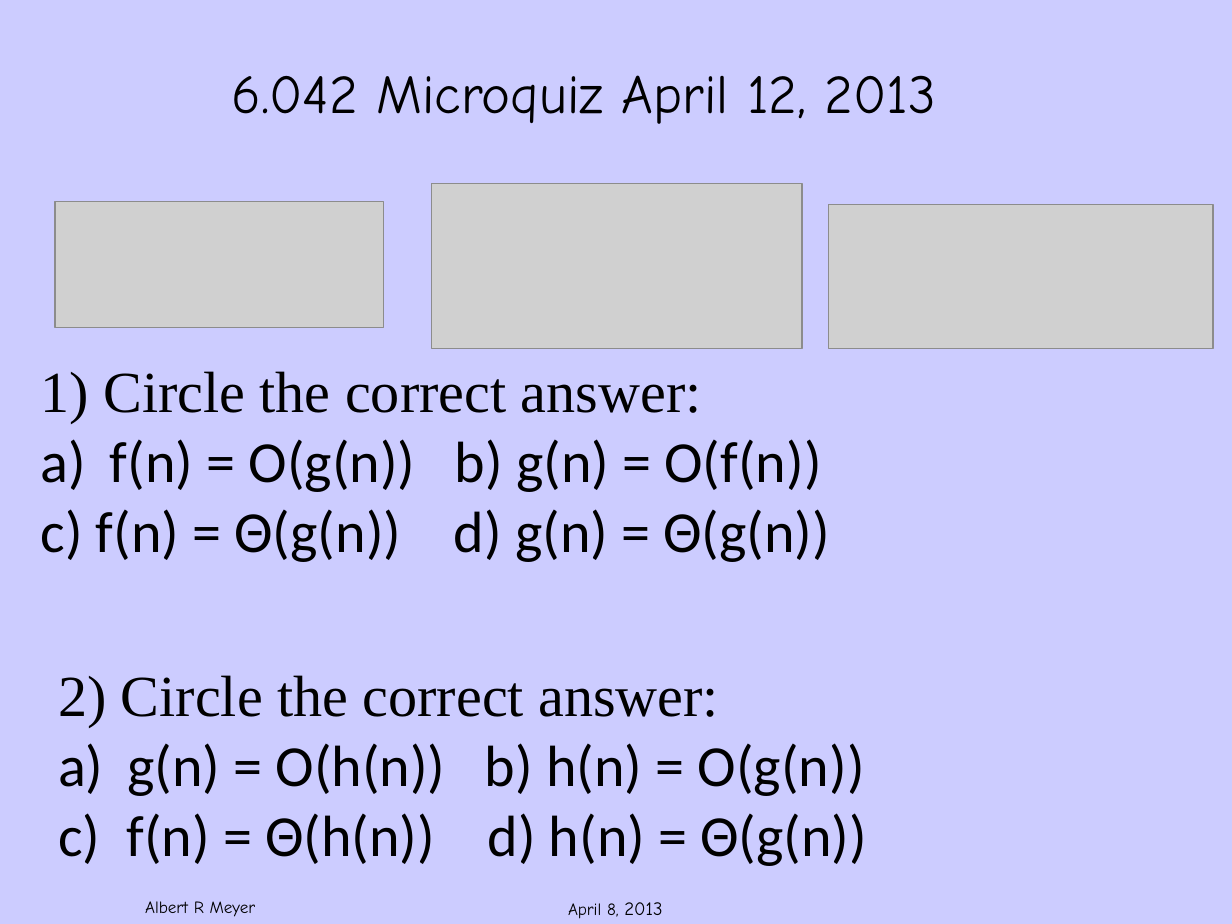
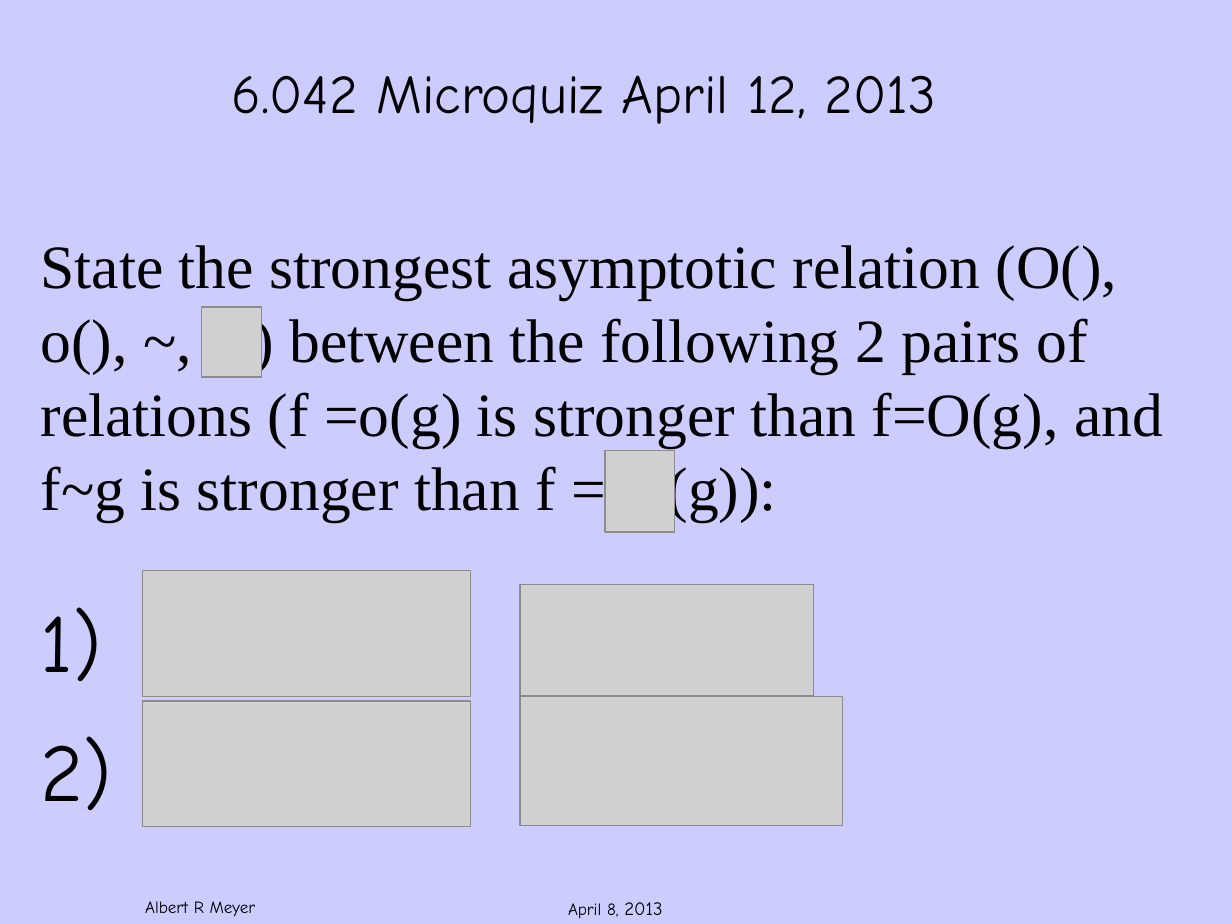
Before and after one commit to armeyer/mcs_web, a slide deck: slide 1 of spring13/slides13/microquiz9f.pptx. Drawn at 1232x924 pixels with LibreOffice and Linux fonts; fonts in the diff are those of the drawing; grey boxes stand for pictures; background and template pictures are left out. Boxes give left, top, right and bottom in pixels: in the first picture for what was removed or moved away, otherwise in the second. Text is boxed around its words. In the diff, an @@ line names an element or a change of style, - is before the commit and + after.

Commit message:
microquiz9 edited

```diff
--- a/spring13/slides13/microquiz9f.pptx
+++ b/spring13/slides13/microquiz9f.pptx
@@ picture removed at box(55, 202, 384, 328) @@
@@ picture removed at box(431, 184, 802, 349) @@
@@ picture removed at box(829, 205, 1214, 349) @@
@@ text at box(41, 245, 1163, 521): text changed; size 34 to 36 pt; font Calibri to Times New Roman @@
-1) Circle the correct answer:
-a) f(n) = O(g(n)) b) g(n) = O(f(n))
-c) f(n) = Θ(g(n)) d) g(n) = Θ(g(n))
+State the strongest asymptotic relation (O(), o(), ~, ) between the following 2 pairs of relations (f =o(g) is stronger than f=O(g), and f~g is stronger than f = (g)):
@@ picture added at box(201, 307, 261, 377) @@
@@ picture added at box(605, 451, 674, 532) @@
@@ picture added at box(142, 570, 471, 696) @@
@@ picture added at box(520, 584, 814, 696) @@
@@ text added at box(41, 607, 102, 681), 48 pt, text #000000 @@
+1)
@@ text removed at box(58, 675, 867, 866) @@
-2) Circle the correct answer:
-a) g(n) = O(h(n)) b) h(n) = O(g(n))
-c) f(n) = Θ(h(n)) d) h(n) = Θ(g(n))
@@ picture added at box(142, 701, 471, 827) @@
@@ picture added at box(520, 696, 843, 825) @@
@@ text added at box(41, 736, 112, 810), 48 pt, text #000000 @@
+2)
```
